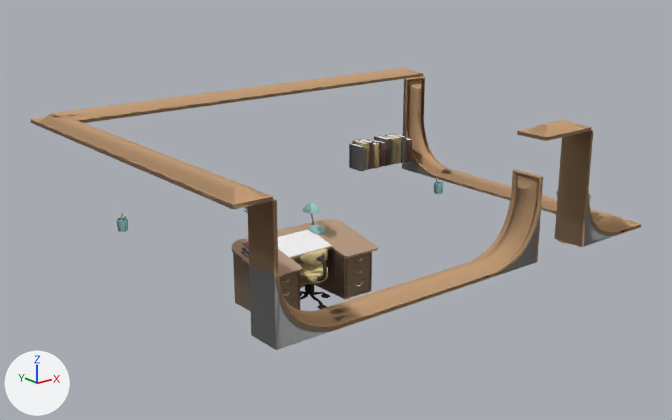
What one commit did to the glTF model www/models/iso_scenes/37.glb.
Before and after are seen from a camera (50 mm lens) standing at (-9.87, -25.74, 10.76) and looking at (7.1, -4.53, 2.27). The lights are fixed; the arrows at lower left show +X, +Y and +Z. Where no turn or scale is listed for an object, it has been applied to the vertices. Vertices at the same position are counted once.

Names of what the first picture shows: 'colored'.
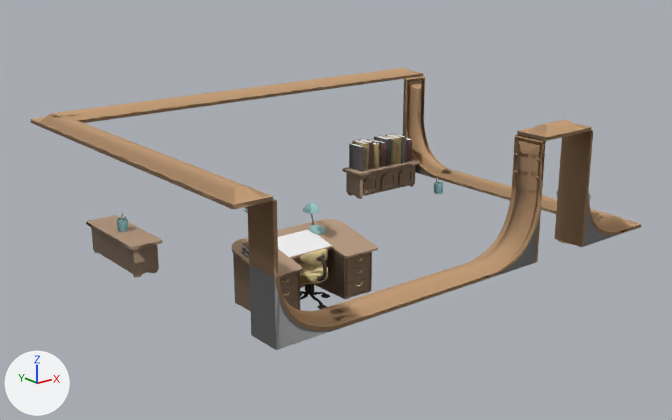
Changed parts and their boxes [x1, y1, x2, y2] in the pictures (672 x 420 px):
part 1 of me_mesh_0, added (beige): after [86, 215, 162, 278]
part 2 of me_mesh_0, added (brown): after [512, 135, 546, 194]
part 3 of me_mesh_0, added (brown): after [342, 141, 420, 199]

The change in detail:
me_mesh_0 is used by ob_colored; location (0.0, 0.0, 0.0).
me_mesh_0 had 26871 vertices, 54839 faces and spanned x 0.0..15.0, y -10.0..1.0, z 1.0..5.3.
me_mesh_0 now has 27777 vertices, 56730 faces and spans x 0.0..15.0, y -10.0..1.0, z 1.0..5.3.
me_mesh_0 part 1: a new loose piece of 288 vertices spanning x 1.0..2.0, y -3.0..0.0, z 1.0..2.0, in mat_material_0.
me_mesh_0 part 2: 330 vertices added at x 9.7..10.0, y -10.0..-9.0, z 3.5..5.0.
me_mesh_0 part 3: 288 vertices added at x 11.0..14.0, y -1.0..0.0, z 1.0..2.0.
